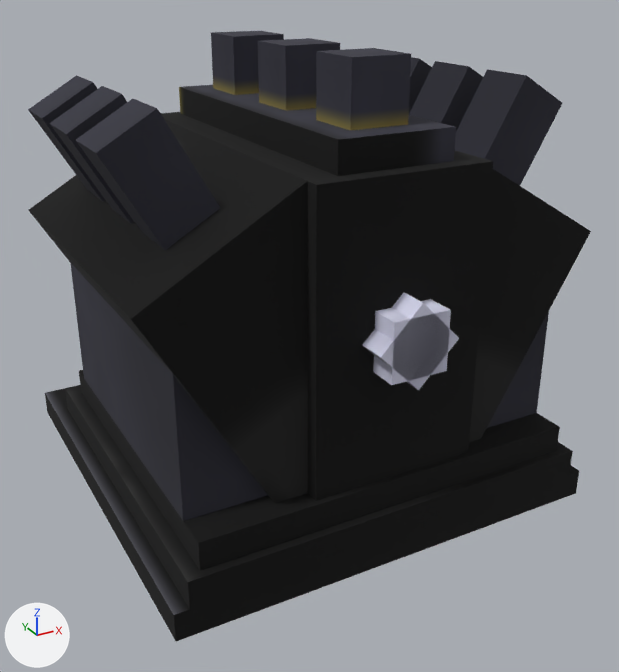
Two versions of the OBJ model src/main/resources/assets/rotarycraft/models/legacy/geothermal_generator.obj, one commit apart.
Camera for both pictures: a 50 mm lens placed at (-0.376, -2.195, 1.155), pointed at (0.505, -0.594, 0.354). The axes (+X, +Y, +Z) are drawn at lower left. The lights are the same throughout. The first picture is the older version. Where no turn or scale is listed for an object, it has been applied to the vertices.

Objects in the first picture: 'geothermal_generator'.
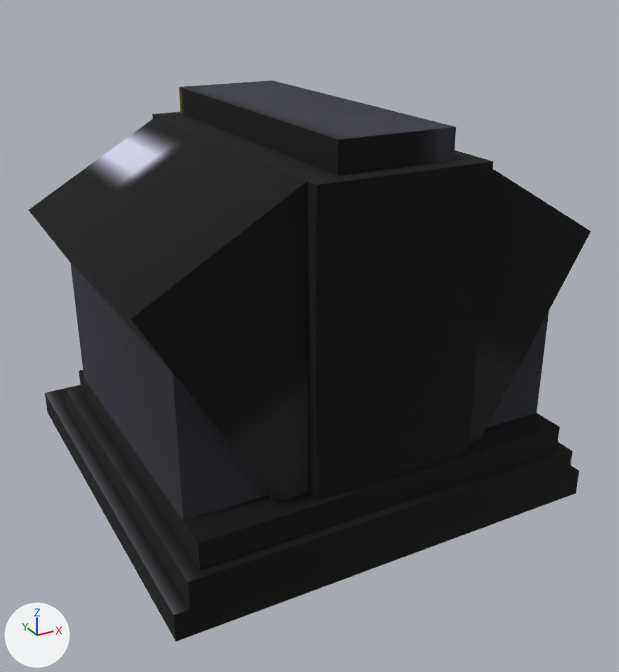
The change in detail:
me_geothermal_generator is used by ob_geothermal_generator; location (0.0, 0.0, 0.0).
me_geothermal_generator had 240 vertices, 180 faces and spanned x -0.012..1.0, y -1.031..0.0, z 0.0..1.0.
me_geothermal_generator now has 152 vertices, 114 faces and spans x -0.012..1.0, y -1.0..0.0, z 0.0..0.875.
me_geothermal_generator part 1: 11 loose pieces with 88 vertices, spanning x -0.008..1.0, y -1.031..-0.244, z 0.412..1.0, are deleted.

What differs and where, as boxes [x1, y1, x2, y2] in the pictures (619 x 672 px):
'geothermal_generator', reshaped (8% shorter): before [28, 31, 591, 641]; after [29, 80, 591, 641]
part 1 of me_geothermal_generator, deleted: before [28, 31, 562, 390]
